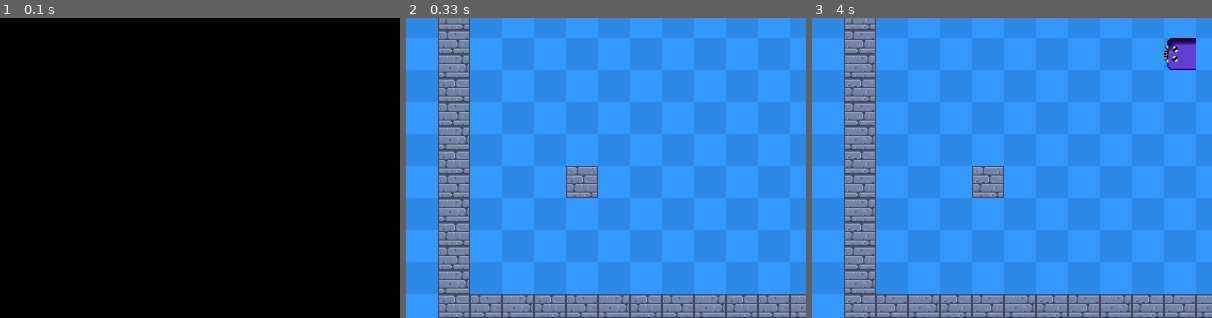
Above: before the commit, frames 1-3 (left to right).
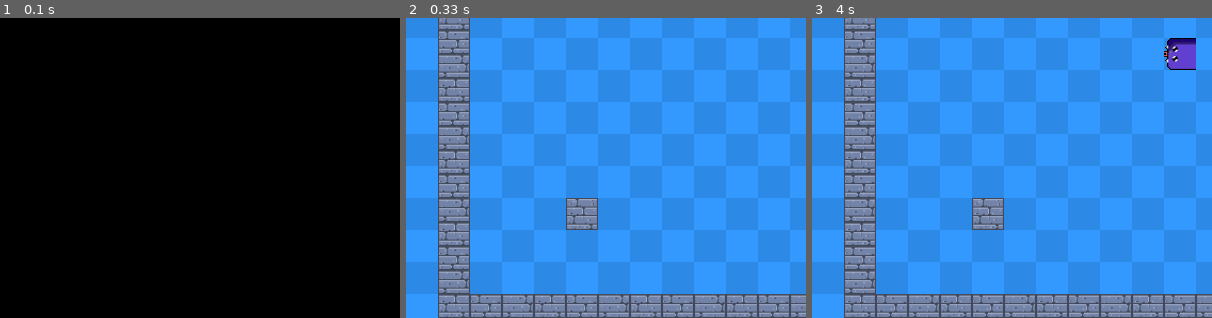
Above: after the commit, the same moments.

Repository: LUDUSLab/stem-games
Game: pygame game, started from natanael.lucena/snakepro/main.py
Same seed, same stepped clock (60 frames per second), same inputs: the game is played once before the commit and once after it.
Inputs:
- Up to frame 1 (0.1 s): no input
- Up to frame 2 (0.33 s): no input
- Up to frame 3 (4 s): hold D 0.33-0.8 s; hold W 0.83-1.13 s; hold D 1.17-1.63 s; hold S 1.67-2.2 s; hold A 2.57-2.97 s; hold W 3-3.37 s; hold A from 3.4 s (still down)
The pictures show only the part of the screen within x 0-50%, y 50-100%; the shares and areas given below are measured in that part.

Frame 1 is identical in both runs. In frame 2, 1.7% of the frame differs, in the area x 40-48%, y 49-71%; in frame 3, 1.7%.

Commit message:
fix obstacle's spawn

Diff:
--- a/natanael.lucena/snakepro/wall.py
+++ b/natanael.lucena/snakepro/wall.py
@@ -43,8 +43,8 @@
         blocks.append(stone_block_img.get_rect())
     for block in blocks:
         while True:
-            block.x = randrange(1, (window[0] // block.w) - 1) * block.w
-            block.y = randrange(3, (window[1] // block.h) - 1) * block.h
+            block.x = randrange(2, (window[0] // block.w) - 2) * block.w
+            block.y = randrange(4, (window[1] // block.h)) * block.h
             if not any(pos == (block.x, block.y) for pos in
                        body_pos):  # Checks if
                 if not (block.x == general_fruit.x and block.y == general_fruit.y):
